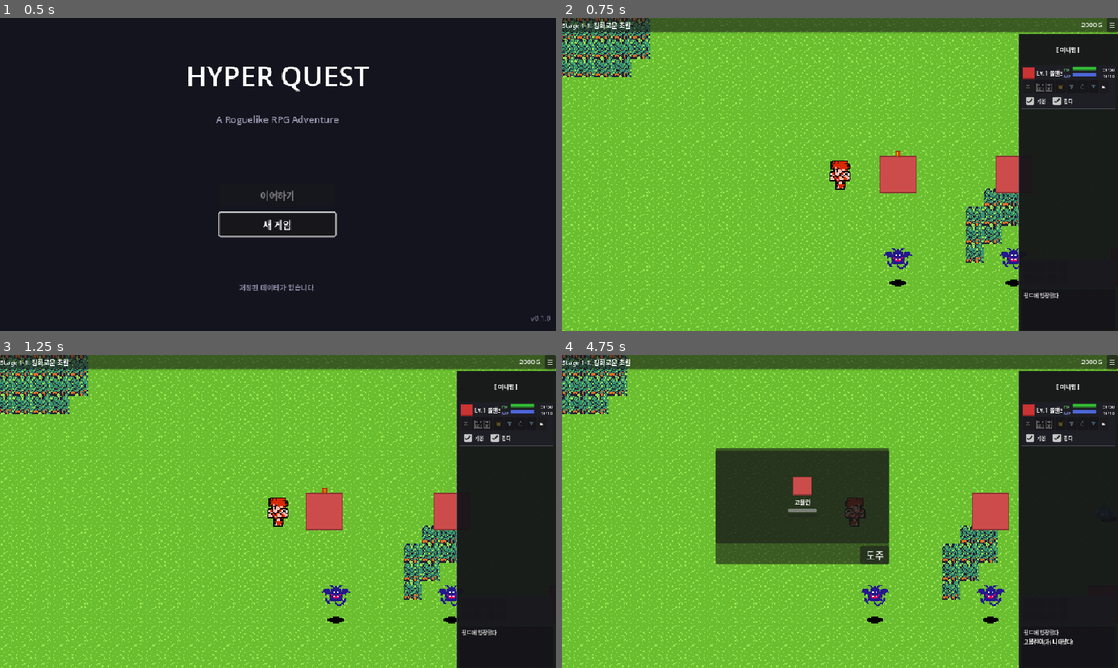
Above: before the commit, frames 1-4 (two rows, left to right).
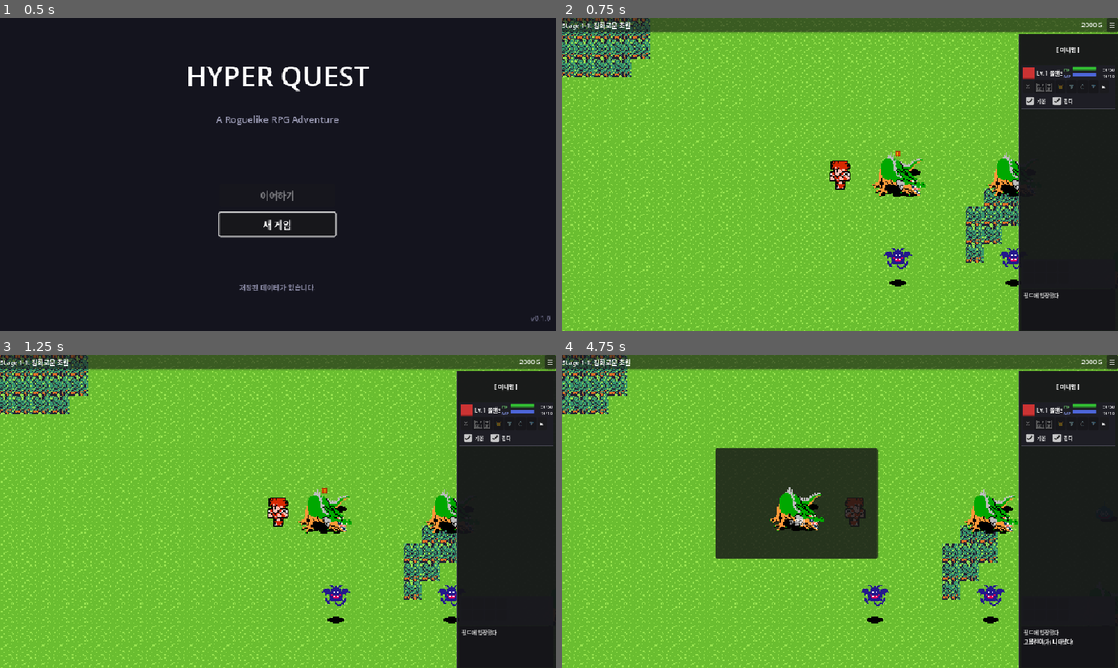
Above: after the commit, the same moments.

Repository: limmmmmmn/Appears-Appears
Game: Godot game, scene res://scenes/main/Main.tscn
Two runs of this game, one before a commit and one after it. Both use one fixed random seed, a clock stepped at 60 frames per second and the inputs below.
Inputs (mouse positions are in pixels of both pictures, inside the frame that each line leads up to):
- Up to frame 1 (0.5 s): no input
- Up to frame 2 (0.75 s): click "새 게임" at 0.5 s
- Up to frame 3 (1.25 s): no input
- Up to frame 4 (4.75 s): click "☰" at 1.25 s; click "게임 계속" at 2 s; click "게임 계속" at 2.75 s; click "타이틀로" at 3.5 s; tap Enter at 4.25 s; move the mouse to (962, 495) at 4.27 s; hold Right (ui_right) from 4.28 s (still down); click (962, 495) at 4.42 s

Frame 1 is identical in both runs. In frame 2, 1.5% of the frame differs, in the area x 55-83%, y 42-58%; in frame 3, 1.5%; in frame 4, 4.8%, in the area x 27-82%, y 29-67%.

Commit message:
enemy size

Diff:
--- a/scenes/battle/BattleEnemy.tscn
+++ b/scenes/battle/BattleEnemy.tscn
@@ -2,30 +2,57 @@
 
 [ext_resource type="Script" uid="uid://buyis0no4ixyb" path="res://scripts/battle/BattleEnemy.gd" id="1_enemy"]
 
-[node name="BattleEnemy" type="VBoxContainer"]
-alignment = 1
+[node name="BattleEnemy" type="Control"]
+custom_minimum_size = Vector2(80, 80)
+layout_mode = 3
+anchors_preset = 0
 script = ExtResource("1_enemy")
 
-[node name="Sprite" type="TextureRect" parent="."]
-layout_mode = 2
-size_flags_horizontal = 4
-stretch_mode = 2
+[node name="Sprite" type="Sprite2D" parent="."]
+position = Vector2(40, 50)
+scale = Vector2(2, 2)
 
 [node name="NameLabel" type="Label" parent="."]
-layout_mode = 2
+layout_mode = 0
+anchor_left = 0.5
+anchor_top = 1.0
+anchor_right = 0.5
+anchor_bottom = 1.0
+offset_left = -32.0
+offset_top = -14.0
+offset_right = 32.0
+grow_horizontal = 2
+grow_vertical = 0
 theme_override_font_sizes/font_size = 10
 text = "Enemy"
 horizontal_alignment = 1
 
 [node name="HPBar" type="ProgressBar" parent="."]
-custom_minimum_size = Vector2(50, 6)
-layout_mode = 2
-size_flags_horizontal = 4
+visible = false
+layout_mode = 0
+anchor_left = 0.5
+anchor_top = 1.0
+anchor_right = 0.5
+anchor_bottom = 1.0
+offset_left = -25.0
+offset_top = -6.0
+offset_right = 25.0
+grow_horizontal = 2
+grow_vertical = 0
 value = 100.0
 show_percentage = false
 
 [node name="ATBBar" type="ProgressBar" parent="."]
-custom_minimum_size = Vector2(50, 4)
-layout_mode = 2
-size_flags_horizontal = 4
+visible = false
+layout_mode = 0
+anchor_left = 0.5
+anchor_top = 1.0
+anchor_right = 0.5
+anchor_bottom = 1.0
+offset_left = -25.0
+offset_top = 2.0
+offset_right = 25.0
+offset_bottom = 6.0
+grow_horizontal = 2
+grow_vertical = 0
 show_percentage = false
--- a/scenes/battle/BattleWindow.tscn
+++ b/scenes/battle/BattleWindow.tscn
@@ -3,7 +3,11 @@
 [ext_resource type="Script" uid="uid://bm5a1dk1qc713" path="res://scripts/battle/BattleWindow.gd" id="1_battle"]
 
 [node name="BattleWindow" type="PanelContainer"]
-custom_minimum_size = Vector2(300, 200)
+custom_minimum_size = Vector2(280, 190)
+offset_left = 3.0
+offset_top = 1.0
+offset_right = 283.0
+offset_bottom = 181.0
 script = ExtResource("1_battle")
 
 [node name="MainVBox" type="VBoxContainer" parent="."]
@@ -11,6 +15,7 @@
 theme_override_constants/separation = 4
 
 [node name="TopBar" type="HBoxContainer" parent="MainVBox"]
+visible = false
 layout_mode = 2
 alignment = 2
 
@@ -26,10 +31,12 @@
 
 [node name="EnemyContainer" type="HBoxContainer" parent="MainVBox/BattleArea"]
 layout_mode = 2
-theme_override_constants/separation = 12
+size_flags_vertical = 4
+theme_override_constants/separation = 5
 alignment = 1
 
 [node name="BottomBar" type="HBoxContainer" parent="MainVBox"]
+visible = false
 layout_mode = 2
 alignment = 2
 
--- a/scripts/battle/BattleEnemy.gd
+++ b/scripts/battle/BattleEnemy.gd
@@ -1,7 +1,7 @@
-extends VBoxContainer
+extends Control
 class_name BattleEnemy
 ## BattleEnemy: 전투창 내 적 표시 및 상태 관리
-## 씬 구조: Sprite, NameLabel, HPBar, ATBBar (인스펙터에서 visible 토글)
+## 씬 구조: Sprite(Sprite2D), NameLabel, HPBar, ATBBar (인스펙터에서 visible 토글)
 
 signal defeated(enemy: BattleEnemy)
 
@@ -25,7 +25,7 @@
 var drop_table: Array = []
 
 # UI 노드 참조 (씬에서 가져옴)
-@onready var sprite: TextureRect = $Sprite
+@onready var sprite: Sprite2D = $Sprite
 @onready var name_label: Label = $NameLabel
 @onready var hp_bar: ProgressBar = $HPBar
 @onready var atb_bar: ProgressBar = $ATBBar
@@ -88,12 +88,10 @@
 		if tex:
 			sprite.texture = tex
 
-	# 엘리트 버전 시각적 표시
+	# 엘리트 버전 시각적 표시 (크기는 동일, 색상만 변경)
 	if is_elite_version:
 		if name_label:
 			name_label.add_theme_color_override("font_color", Color.PURPLE)
-		if sprite:
-			sprite.scale = Vector2(1.3, 1.3)  # 크기 증가
 		modulate = Color(1.2, 0.9, 1.3)  # 보라빛 틴트
 	elif enemy_type == "boss":
 		if name_label:
@@ -217,7 +215,7 @@
 	if _hit_tween and _hit_tween.is_valid():
 		_hit_tween.kill()
 
-	var original_pos: Vector2 = position
+	var original_pos: Vector2 = sprite.position
 	_hit_tween = create_tween()
 
 	if is_crit:
@@ -230,12 +228,12 @@
 		_hit_tween.chain().tween_property(sprite, "modulate", Color(3, 0.5, 0.5), 0.03)
 		_hit_tween.chain().tween_property(sprite, "modulate", Color.WHITE, 0.05)
 
-		# 강한 흔들림 (전체 노드)
+		# 강한 흔들림 (스프라이트)
 		var shake_tween := create_tween()
 		for i in range(4):
 			var offset := Vector2(randf_range(-6, 6), randf_range(-4, 4))
-			shake_tween.tween_property(self, "position", original_pos + offset, 0.03)
-		shake_tween.tween_property(self, "position", original_pos, 0.04)
+			shake_tween.tween_property(sprite, "position", original_pos + offset, 0.03)
+		shake_tween.tween_property(sprite, "position", original_pos, 0.04)
 	else:
 		# 일반: 깜빡임 + 약한 흔들림
 		_hit_tween.set_parallel(true)
@@ -244,28 +242,32 @@
 		_hit_tween.tween_property(sprite, "modulate", Color(2.5, 2.5, 2.5), 0.04)
 		_hit_tween.chain().tween_property(sprite, "modulate", Color.WHITE, 0.06)
 
-		# 약한 흔들림 (전체 노드)
+		# 약한 흔들림 (스프라이트)
 		var shake_tween := create_tween()
 		for i in range(2):
 			var offset := Vector2(randf_range(-3, 3), randf_range(-2, 2))
-			shake_tween.tween_property(self, "position", original_pos + offset, 0.03)
-		shake_tween.tween_property(self, "position", original_pos, 0.04)
+			shake_tween.tween_property(sprite, "position", original_pos + offset, 0.03)
+		shake_tween.tween_property(sprite, "position", original_pos, 0.04)
 
 
 func play_attack_effect() -> void:
-	## 공격 이펙트 - 전체 노드를 앞으로 (아래로)
-	var original_pos := position
-	var tween := create_tween()
-	tween.tween_property(self, "position:y", position.y + 10, 0.08)
-	tween.tween_property(self, "position:y", original_pos.y, 0.1)
+	## 공격 이펙트 - 스프라이트를 앞으로 (아래로)
+	if not sprite:
+		return
+	var original_pos := sprite.position
+	var tween := create_tween()
+	tween.tween_property(sprite, "position:y", sprite.position.y + 10, 0.08)
+	tween.tween_property(sprite, "position:y", original_pos.y, 0.1)
 
 
 func play_evade_effect() -> void:
-	## 회피 이펙트 - 전체 노드를 옆으로
-	var original_pos := position
-	var tween := create_tween()
-	tween.tween_property(self, "position:x", position.x + 12, 0.08)
-	tween.tween_property(self, "position:x", original_pos.x, 0.12)
+	## 회피 이펙트 - 스프라이트를 옆으로
+	if not sprite:
+		return
+	var original_pos := sprite.position
+	var tween := create_tween()
+	tween.tween_property(sprite, "position:x", sprite.position.x + 12, 0.08)
+	tween.tween_property(sprite, "position:x", original_pos.x, 0.12)
 
 
 func play_death_effect() -> void:
--- a/scripts/entities/FieldEnemy.gd
+++ b/scripts/entities/FieldEnemy.gd
@@ -66,19 +66,15 @@
 			sprite.texture = tex
 			sprite.scale = Vector2(1, 1)
 
-	# 이름 라벨
+	# 이름 라벨 (크기는 동일, 색상만 변경)
 	if name_label:
 		var enemy_name: String = str(data.get("name", enemy_id))
 		if is_boss:
 			name_label.text = "👑 " + enemy_name
 			name_label.add_theme_color_override("font_color", Color.ORANGE_RED)
-			# 보스는 더 크게
-			sprite.scale = Vector2(1.8, 1.8)
 		elif is_elite:
 			name_label.text = "⭐ " + enemy_name
 			name_label.add_theme_color_override("font_color", Color.PURPLE)
-			# 엘리트는 크기 약간 크게
-			sprite.scale = Vector2(1.3, 1.3)
 		else:
 			name_label.text = enemy_name
 
Renamed: assets/sprites/enemies/green_lizard.png -> assets/sprites/enemies/goblin.png
Not shown, changed: assets/sprites/enemies/goblin.png.import
